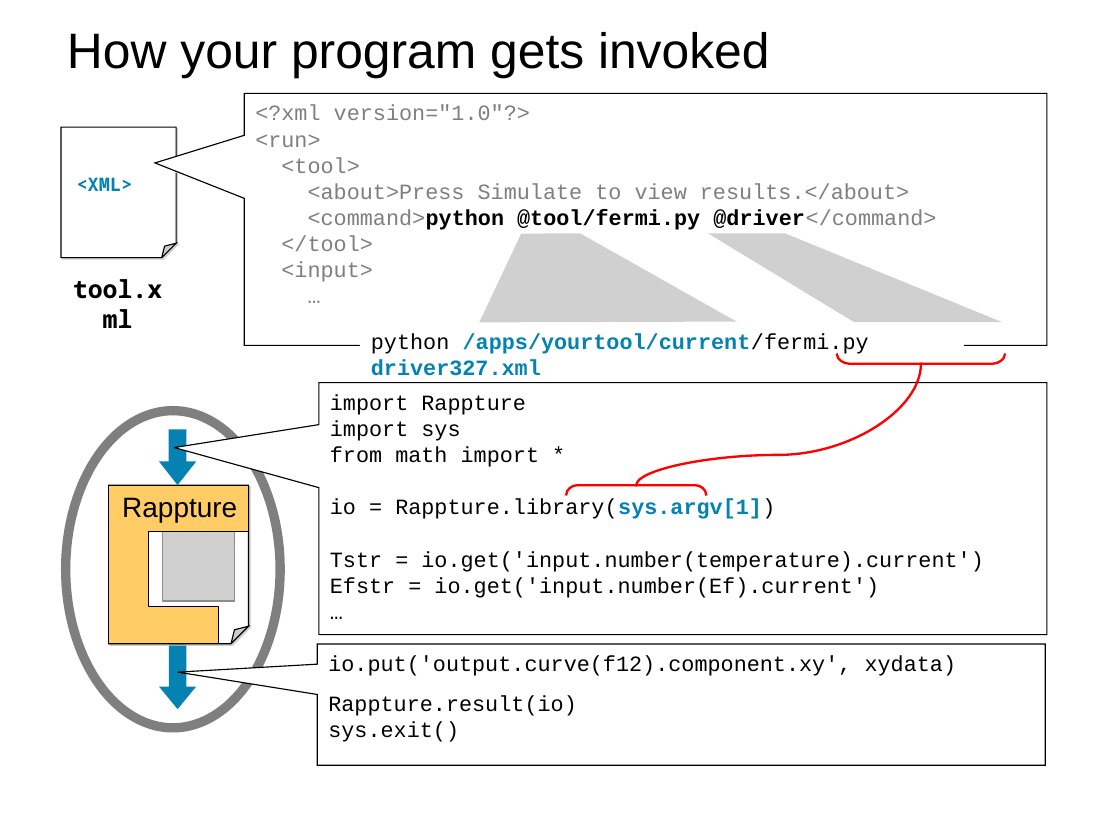
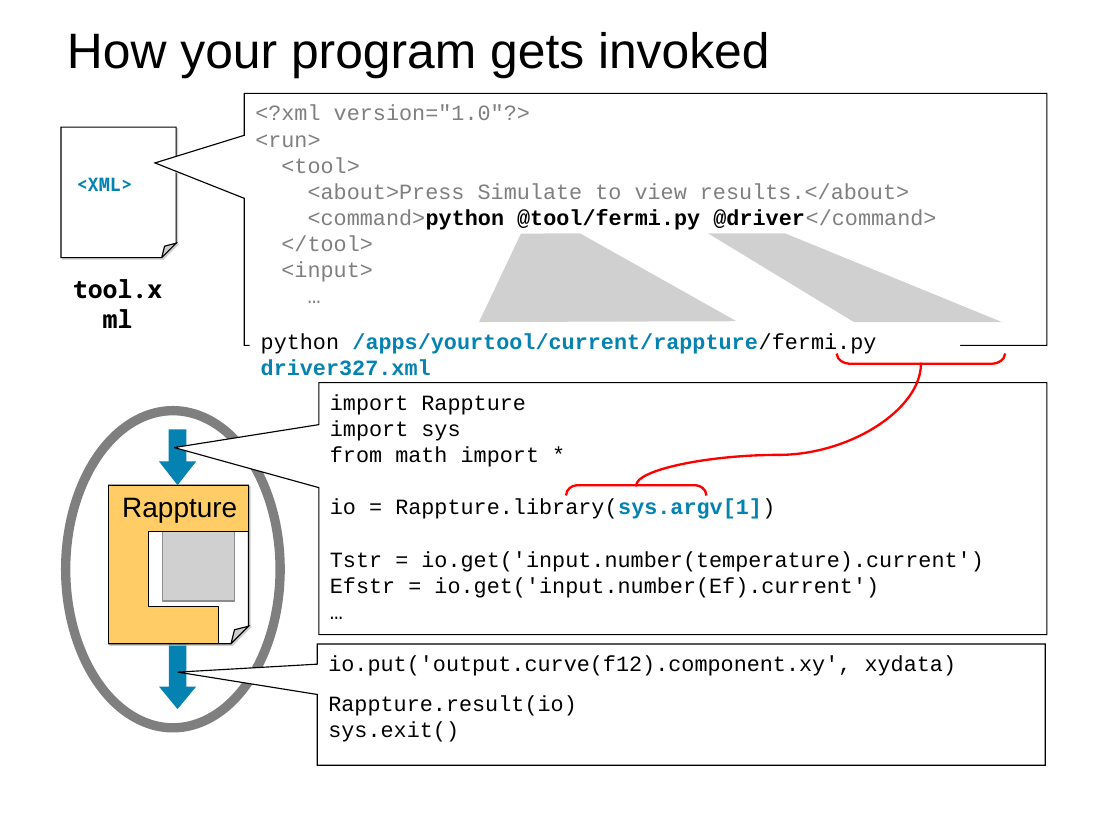
Before and after one commit to codedsk/hubbub2015, a slide deck: slide 12 of materials/3 - Under the hood.odp. Drawn at 1120x840 pixels with LibreOffice and Linux fonts; fonts in the diff are those of the drawing; grey boxes stand for pictures; background and template pictures are left out. Boxes give left, top, right and bottom in pixels: in the first picture for what was removed or moved away, otherwise in the second. Text is boxed around its words. In the diff, an @@ line names an element or a change of style, - is before the commit and + after.

```diff
--- a/materials/3 - Under the hood.odp
+++ b/materials/3 - Under the hood.odp
@@ rectangle "python /apps/yourtool/current/rappture/fermi.py driver327.xm ...": place and size @@
-rectangle "python /apps/yourtool/current/rappture/fermi.py driver327.xm ..." at [360, 323, 963, 361]
+rectangle "python /apps/yourtool/current/rappture/fermi.py driver327.xm ..." at [250, 323, 960, 361]
@@ text in rectangle at [261, 333, 876, 383]: text changed @@
-python /apps/yourtool/current/fermi.py driver327.xml
+python /apps/yourtool/current/rappture/fermi.py driver327.xml
```
Also in this commit, not shown: 2 other slides changed, 14 other files.
